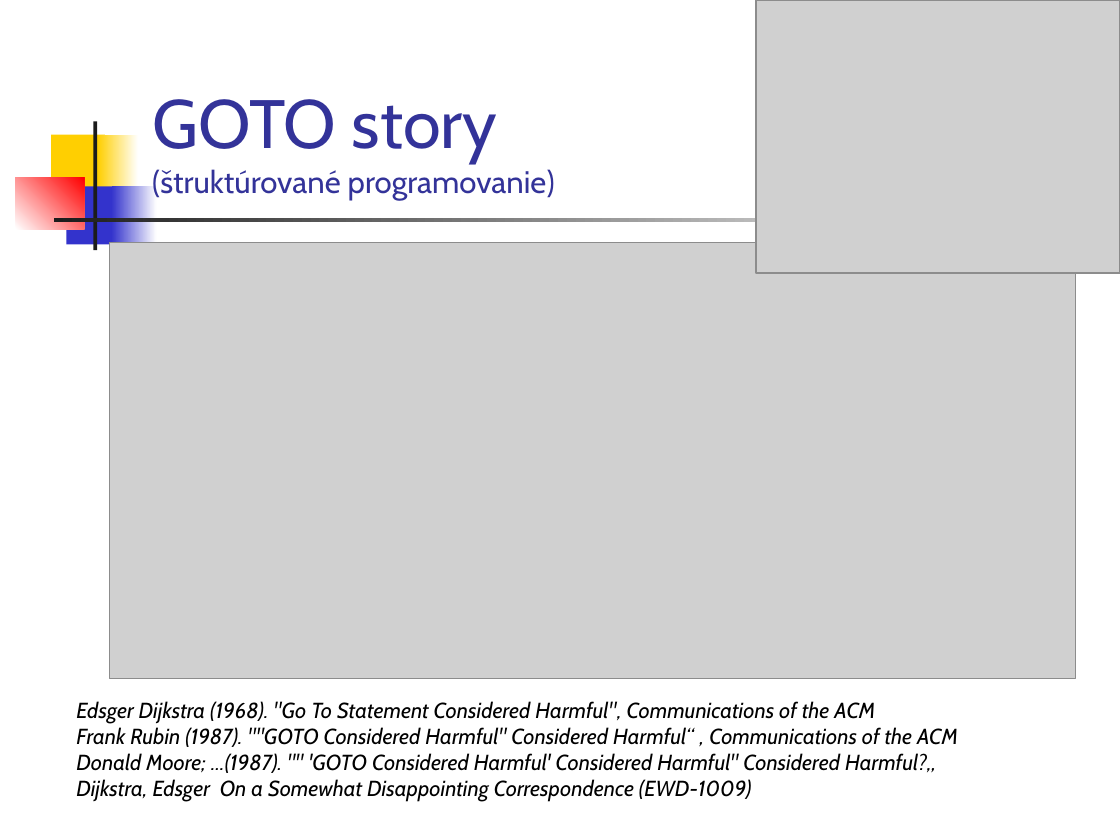
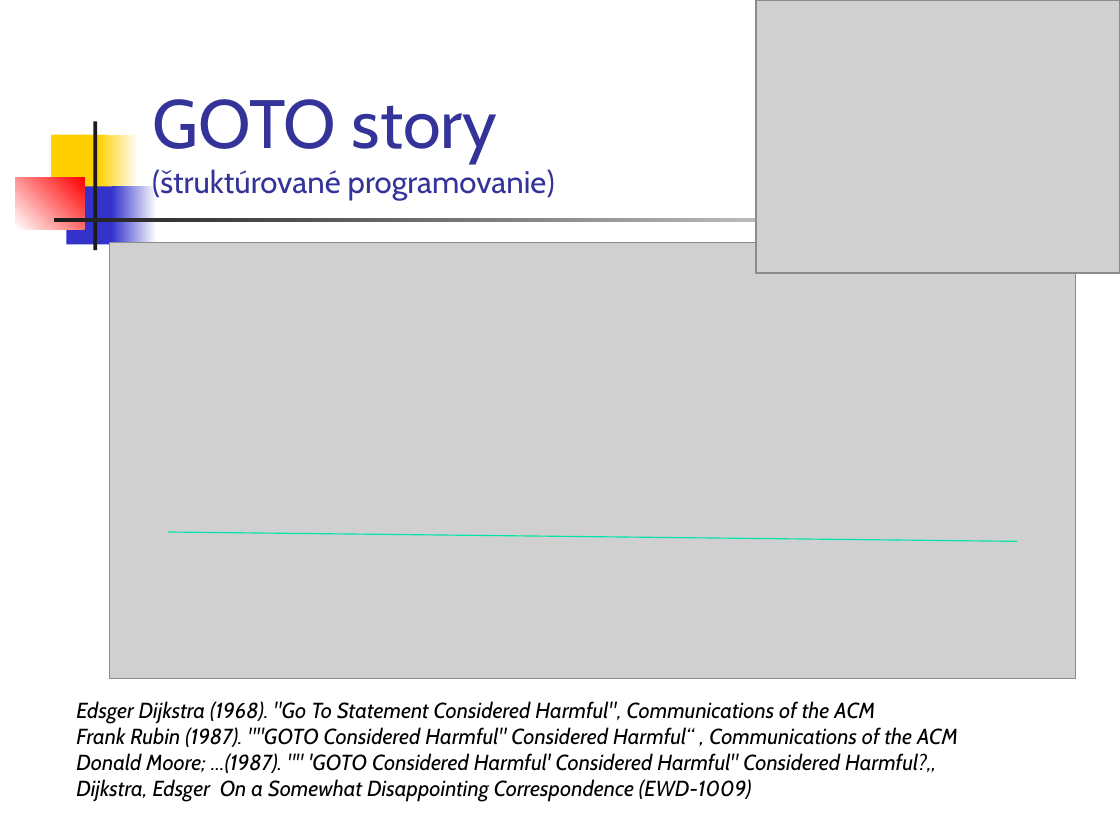
Before and after one commit to paradigmy/Prednasky, a slide deck: slide 25 of 01/uvod.ppt. Drawn at 1120x840 pixels with LibreOffice and Linux fonts; fonts in the diff are those of the drawing; grey boxes stand for pictures. Boxes give left, top, right and bottom in pixels: in the first picture for what was removed or moved away, otherwise in the second. Text is boxed around its words. In the diff, an @@ line names an element or a change of style, - is before the commit and + after.

```diff
--- a/01/uvod.ppt
+++ b/01/uvod.ppt
@@ line added from (168, 532) to (1017, 541), #00E4A7 0.74 pt @@
```
Also in this commit, not shown: 14 other slides changed, 1 other file.
